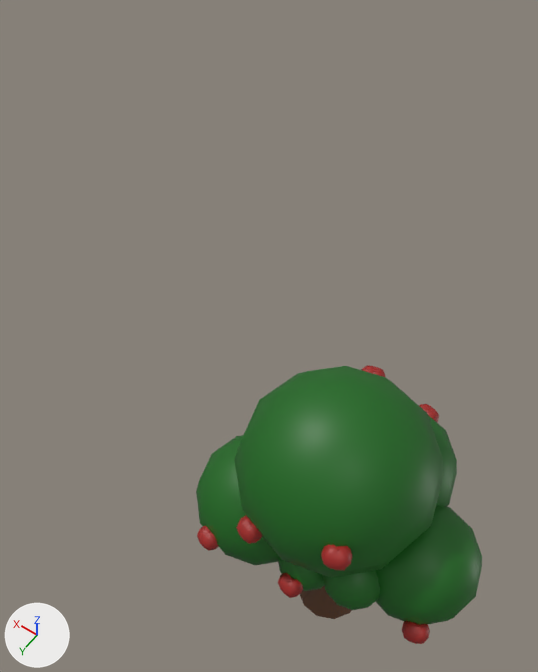
The FBX model CrashCourse/Assets/ART_Assets/Evironment Assets/Trees/Tree2_Apples.fbx as it was, and as the next commit left it.
Camera for both pictures: a 50 mm lens placed at (-4.0, -0.33, 8.14), pointed at (-0.97, -4.57, 1.48). Lighting does not change. The marker at lower left points along +X, +Y and +Z. The picture after the commit comes second. Where no turn or scale is listed for an object, it has been applied to the vertices.
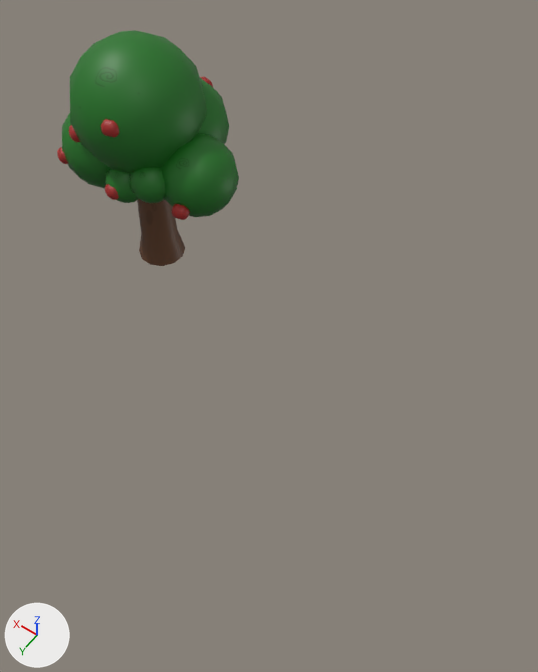
Location of each change, (x1, y1, x2, y2) in pixels of the pictures (538 x 672 px):
'Sphere.001', reshaped, moved (38% narrower, 28% shorter): before (196, 366, 482, 625); after (62, 30, 239, 217)
'Cylinder.001', moved: before (300, 586, 352, 619); after (137, 199, 185, 266)
'Sphere.002', moved: before (321, 545, 352, 571); after (101, 119, 119, 137)
'Sphere.004', moved: before (402, 621, 430, 644); after (172, 204, 190, 220)
'Sphere.003', moved: before (278, 573, 303, 598); after (105, 184, 119, 200)
'Sphere', moved: before (236, 516, 262, 544); after (69, 125, 80, 142)
'Sphere.010', moved: before (197, 526, 219, 551); after (57, 147, 68, 164)
'Sphere.005', moved: before (419, 404, 439, 423); after (200, 77, 213, 87)
'Sphere.007', moved (not visible afterwards): before (361, 365, 386, 378)
part 1 of me_sphere_011, surface changed: before (196, 435, 279, 565); after (62, 113, 110, 188)

The change, as a list of edits to the scene's bpy script:
```text
Change me_sphere_011:
    used by ob_sphere_001; location = (-2.82, -3.09, 2.17)
    remove me_sphere_011.from_pydata(...)  # 602 vertices, 672 faces; spans x -1.34..1.26, y -1.1..0.91, z -0.95..1.28
    add me_sphere_011.from_pydata(...)  # 602 vertices, 672 faces; spans x -1.34..1.26, y -1.1..0.89, z -0.95..1.28
    me_sphere_011 part 1: 96 kept faces spanning x 0.06..1.26, y -0.44..0.76, z -0.95..0.26 get new texture (UV) coordinates
    edits to the shape of me_sphere_011 do not show in these pictures
Change ob_sphere:
    ob_sphere.location: (-2.41, -2.3, 2.34) -> (2.47, -5.26, 2.34)
Change ob_sphere_004:
    ob_sphere_004.location: (-3.89, -2.59, 1.71) -> (0.99, -5.4, 1.71)
Change ob_cylinder_001:
    ob_cylinder_001.location: (-2.88, -3.06, 0.81) -> (2.0, -5.94, 0.81)
Change ob_sphere_003:
    ob_sphere_003.location: (-2.82, -2.31, 1.71) -> (1.94, -5.19, 1.71)
Change ob_sphere_005:
    ob_sphere_005.location: (-3.06, -4.1, 2.34) -> (1.81, -6.98, 2.34)
Change ob_sphere_007:
    ob_sphere_007.location: (-2.6, -3.81, 2.9) -> (2.28, -6.69, 2.9)
Change ob_sphere_001:
    ob_sphere_001.location: (-2.82, -3.09, 2.17) -> (1.91, -5.92, 2.17)
Change ob_sphere_010:
    ob_sphere_010.location: (-2.01, -2.21, 1.79) -> (2.87, -5.28, 1.79)
Change ob_sphere_002:
    ob_sphere_002.location: (-3.18, -2.34, 2.8) -> (1.7, -5.16, 2.8)
```
